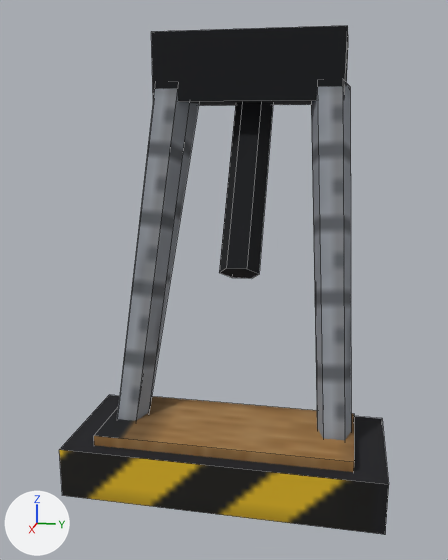
The OBJ model tenebris-rs/assets/models/ship_heavy_cradle.obj: old version first, new version second.
The view is the same before and after, from a camera (50 mm lens) standing at (2.899, 0.436, -0.326) and looking at (0.355, -0.073, -0.962). Every picture has the same lights, and +X, +Y and +Z are marked at lower left. The picture after the commit comes second. Mesh edges are drawn as thin lines. Where no turn or scale is listed for an object, it has been applied to the vertices.

The first picture shows 'boss', 'damper', 'legs', 'pad', 'tread'.
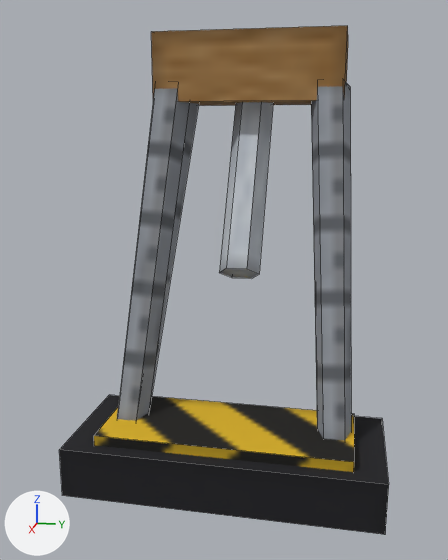
Boxes (x1, y1, x2, y2) around the edits, measured in the pictures (448 x 560 px):
part 1 of me_boss, surface changed (black to brown): (151, 26, 348, 106) in both
part 2 of me_damper, surface changed (black to grey): (219, 102, 273, 278) in both
part 3 of me_pad, surface changed (yellow to black): (59, 404, 357, 524) in both
part 4 of me_tread, surface changed: (94, 396, 354, 472) in both

Edits to the bpy script that builds the scene:
```text
Change me_boss:
    where me_boss.from_pydata(...)  # 8 vertices, 6 faces; spans x -0.26..0.26, y -0.4..0.4, z -0.22..0.06
    used by ob_boss; location = (0.0, 0.0, 0.0)
    me_boss part 1: 6 kept faces spanning x -0.26..0.26, y -0.4..0.4, z -0.22..0.06 get new texture (UV) coordinates
Change me_damper:
    where me_damper.from_pydata(...)  # 12 vertices, 8 faces; spans x -0.065..0.465, y -0.085..0.085, z -0.955..-0.145
    used by ob_damper; location = (0.0, 0.0, 0.0)
    me_damper part 2: texture (UV) coordinates of 8 of 8 faces, centred in x 0.0..0.4, y -0.064..0.064, z -0.92..-0.18, changed; they spanned u 0.54..0.69, v 0.45..0.57 and now span u 0.01..0.16, v 0.45..0.57
Change me_pad:
    where me_pad.from_pydata(...)  # 8 vertices, 6 faces; spans x 0.36..0.88, y -0.62..0.62, z -1.74..-1.54
    used by ob_pad; location = (0.0, 0.0, 0.0)
    me_pad part 3: 6 kept faces spanning x 0.36..0.88, y -0.62..0.62, z -1.74..-1.54 get new texture (UV) coordinates
Change me_tread:
    where me_tread.from_pydata(...)  # 8 vertices, 6 faces; spans x 0.42..0.82, y -0.5..0.5, z -1.56..-1.5
    used by ob_tread; location = (0.0, 0.0, 0.0)
    me_tread part 4: 6 kept faces spanning x 0.42..0.82, y -0.5..0.5, z -1.56..-1.5 get new texture (UV) coordinates
```
